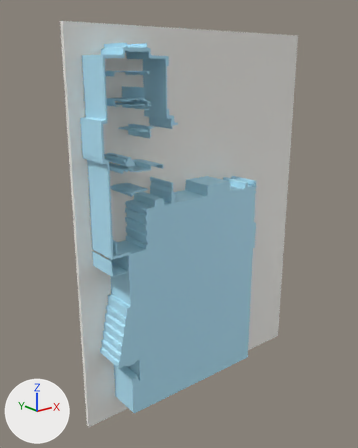
An edit to the glTF model version two/out_3d_improved_colour/92_29.glb, drawn before and after from the same camera.
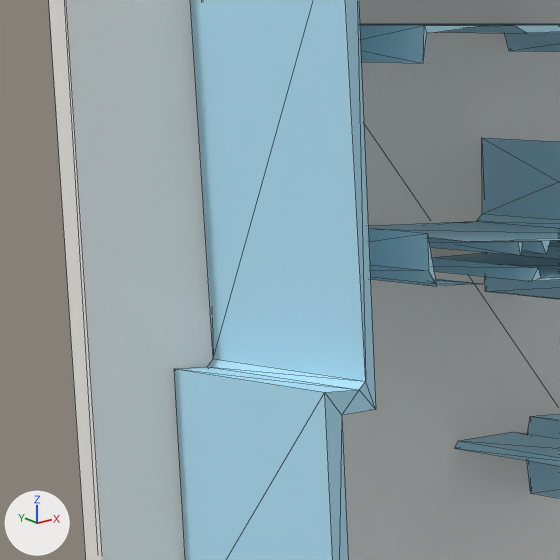
Each version is shown whole from a camera (50 mm lens) standing at (-6.74, -13.75, 12.26) and looking at (4.26, 0.01, 6.76), then close up on the part from 16% to 37% of the width and 15% to 32% of the height. The axes (+X, +Y, +Z) are drawn at lower left. The lights are the same throughout. The close-ups show mesh edges as thin lines. Where no turn or scale is listed for an object, it has been applied to the vertices. Vertices at the same position are counted once.

Script lines for the objects in view, before the commit:
```python
me_geometry_0 = bpy.data.meshes.new('geometry_0')
me_geometry_0.from_pydata(...)  # 592 vertices, 1136 faces; spans x 0.0..10.23, y -1.35..0.0, z 0.0..13.53
me_geometry_0.materials.append(mat_defaultmaterial)
ob_geometry_0 = bpy.data.objects.new('geometry_0', me_geometry_0)
ob_geometry_0.location = (0.0, 0.0, 0.0)
```
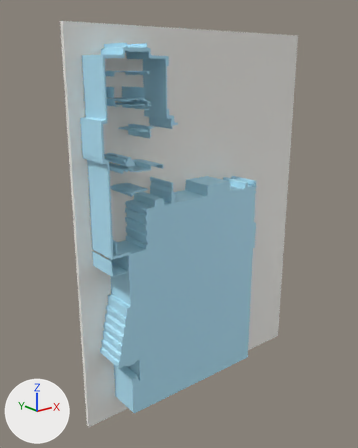
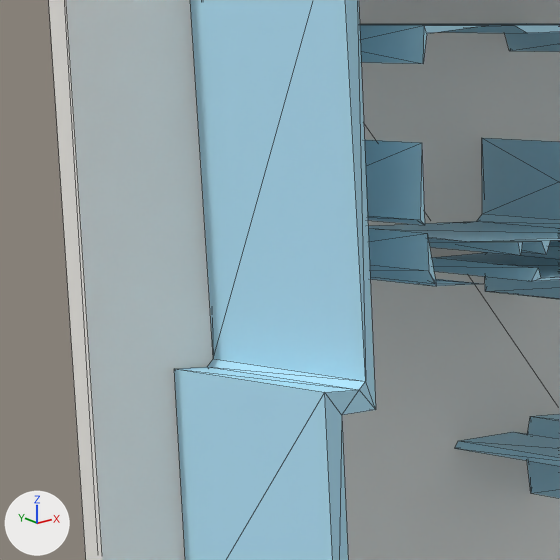
The edits, one by one:
me_geometry_0 is used by ob_geometry_0; location (0.0, 0.0, 0.0).
me_geometry_0 had 592 vertices, 1136 faces and spanned x 0.0..10.23, y -1.35..0.0, z 0.0..13.53.
me_geometry_0 now has 600 vertices, 1148 faces and spans x 0.0..10.23, y -1.35..0.0, z 0.0..13.53.
Part 1, on me_geometry_0:
4 faces are deleted.
2 vertices move from x 0.88, y -1.35..-0.15, z 4.21 to x 0.88, y -1.35..-0.15, z 4.18.
8 vertices are added at x 0.8..0.84, y -1.35..-0.15, z 3.78..11.77.
16 new faces join them.

What differs and where, as boxes (x1, y1, x2, y2) in the close-ups (560 x 560 px):
part 1 of me_geometry_0, built on (blue)
    after: (364, 140, 425, 225)
